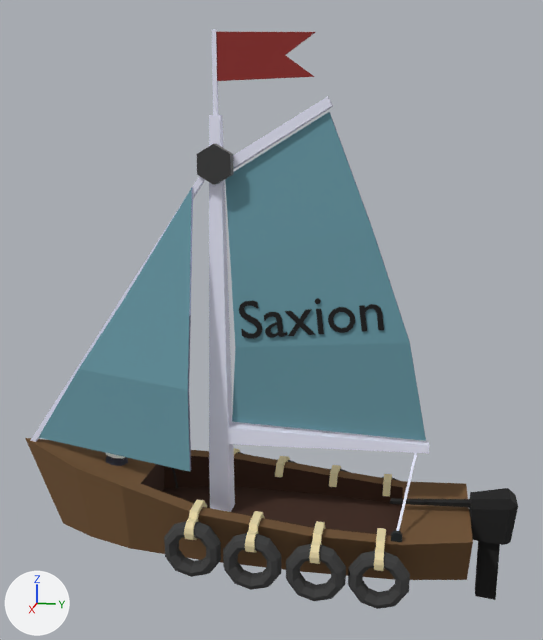
One commit to the FBX model Assets/Art Assets/Meshes/Ships/Final Ships/M_Sailboat_Ship_Saxion.fbx: the scene before it, then after it.
Before and after are seen from a 50 mm camera at (10.3, 2.12, 5.7) aimed at (-0.06, 0.05, 3.11). Every picture has the same lights, and +X, +Y and +Z are marked at lower left. Where no turn or scale is listed for an object, it has been applied to the vertices.

Objects in the first picture: 'M_Sailboat_Ship_Saxion'.
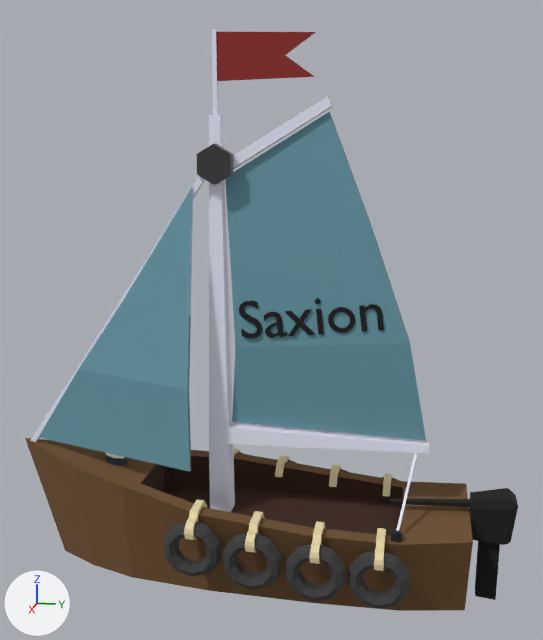
The newer file is also turned or shifted as a whole; pictures and numbers use the older file's frame.

The change in detail:
me_mesh_005 has 1945 vertices, 1737 faces and spans x -1.4..1.4, y -3.97..3.62, z -0.89..7.06.
me_mesh_005 is used by ob_m_sailboat_ship_saxion; location (0.0, 0.0, 0.0).
me_mesh_005 part 1: all 18 vertices in x -0.62..0.62, y -3.41..2.98, z -0.47 are moved by (0.0, 0.0, -0.5).

Location of each change, [x1, y1, x2, y2] in pixels of the pictures (543 x 640 px; the box of a moved part takes in the faces that stretch with it):
'M_Sailboat_Ship_Saxion', reshaped
    before: [25, 29, 518, 609]
    after: [25, 29, 518, 611]
part 1 of me_mesh_005, moved or reshaped
    before: [25, 438, 473, 580]
    after: [25, 438, 473, 611]
